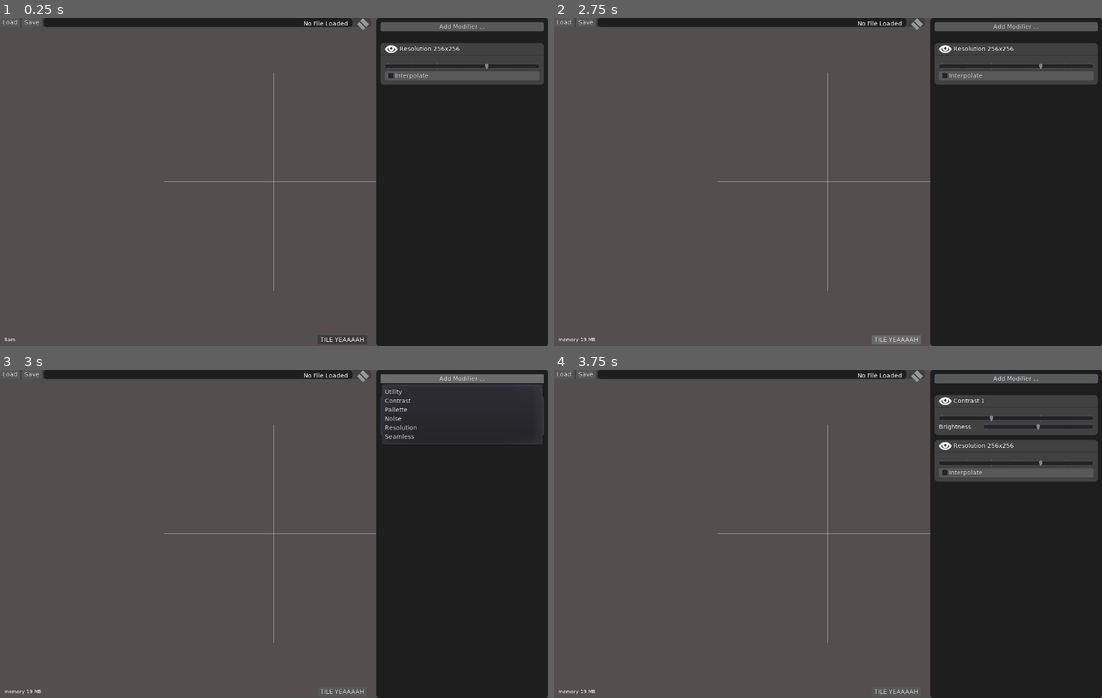
Above: before the commit, frames 1-4 (two rows, left to right).
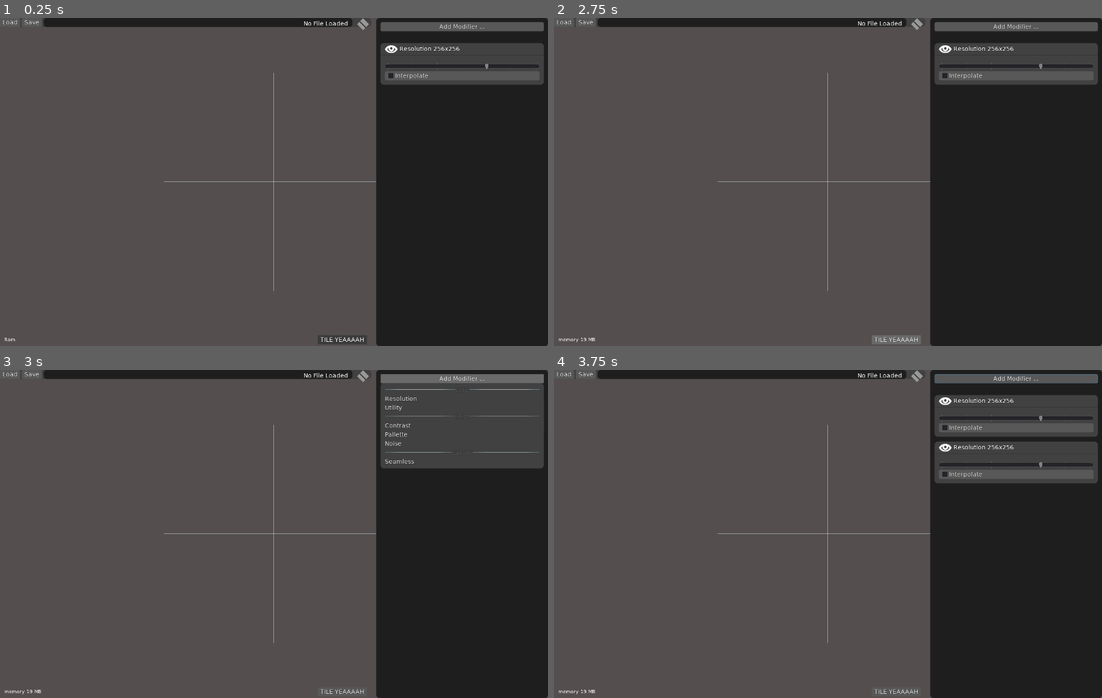
Above: after the commit, the same moments.

Repository: jackaperkins/texrex
Game: Godot game, scene res://main.tscn
The game is run twice, just before and just after one commit, with the same random seed, the same clock (stepped at 60 frames per second) and the same inputs.
Inputs (mouse positions are in pixels of both pictures, inside the frame that each line leads up to):
- Up to frame 1 (0.25 s): no input
- Up to frame 2 (2.75 s): click (943, 50) at 0.5 s; click (943, 50) at 1.25 s; click "TILE YEAAAAH" at 2 s
- Up to frame 3 (3 s): click "Add Modifier ..." at 2.75 s
- Up to frame 4 (3.75 s): click (1014, 402) at 3.5 s

Frames 1-2 are identical in both runs. In frame 3, 4.6% of the frame differs, in the area x 69-100%, y 3-30%; in frame 4, 1.3%.

Commit message:
improve deletion dragndrop modifiers visibile, add sections to add modifier menu

Diff:
--- a/texrex/main.gd
+++ b/texrex/main.gd
@@ -157,7 +157,10 @@
 			snapped_y = child.get_global_rect().position.y + child.rect_size.y
 
 	if delete_modifiers.get_global_rect().has_point(position):
+		delete_modifiers.self_modulate = Color(1,0,0)
 		drag_delete_node = true
+	else:
+		delete_modifiers.self_modulate = Color(1,1,1)
 
 	drop_visualizer.rect_position = Vector2(0, snapped_y)
 	drop_visualizer.visible = !drag_delete_node
--- a/texrex/main.tscn
+++ b/texrex/main.tscn
@@ -13,7 +13,8 @@
 bg_color = Color( 0.152941, 0.152941, 0.152941, 1 )
 
 [sub_resource type="StyleBoxFlat" id=3]
-bg_color = Color( 1, 0.309804, 0.309804, 1 )
+bg_color = Color( 0.396078, 0.286275, 0.286275, 1 )
+border_color = Color( 0.823529, 0.439216, 0.439216, 1 )
 corner_radius_top_left = 15
 corner_radius_top_right = 15
 corner_radius_bottom_right = 15
@@ -203,7 +204,7 @@
 [node name="Label" type="Label" parent="main_split/Panel/VBoxContainer/MarginContainer/DeleteModifiers"]
 anchor_right = 1.0
 anchor_bottom = 1.0
-text = "Delete Modifier [Drag Here]"
+text = "Delete Modifier (Drag Here)"
 align = 1
 valign = 1
 __meta__ = {
--- a/texrex/theme/main_theme.tres
+++ b/texrex/theme/main_theme.tres
@@ -26,6 +26,19 @@
 grow_begin = 0.0
 grow_end = 0.0
 thickness = 2
+
+[sub_resource type="StyleBoxFlat" id=6]
+
+[sub_resource type="StyleBoxFlat" id=7]
+content_margin_left = 10.0
+content_margin_right = 10.0
+content_margin_top = 5.0
+content_margin_bottom = 5.0
+bg_color = Color( 0.258824, 0.258824, 0.258824, 1 )
+corner_radius_top_left = 8
+corner_radius_top_right = 8
+corner_radius_bottom_right = 8
+corner_radius_bottom_left = 8
 
 [sub_resource type="StyleBoxFlat" id=4]
 content_margin_left = 6.0
@@ -62,6 +75,25 @@
 Panel/styles/dark_panel = ExtResource( 3 )
 Panel/styles/panel = ExtResource( 2 )
 PanelContainer/styles/panel = ExtResource( 2 )
+PopupMenu/colors/font_color = Color( 0.88, 0.88, 0.88, 1 )
+PopupMenu/colors/font_color_accel = Color( 0.7, 0.7, 0.7, 0.8 )
+PopupMenu/colors/font_color_disabled = Color( 0.4, 0.4, 0.4, 0.8 )
+PopupMenu/colors/font_color_hover = Color( 0.88, 0.88, 0.88, 1 )
+PopupMenu/colors/font_color_separator = Color( 0.88, 0.88, 0.88, 1 )
+PopupMenu/constants/hseparation = 4
+PopupMenu/constants/vseparation = 4
+PopupMenu/fonts/font = null
+PopupMenu/icons/checked = null
+PopupMenu/icons/radio_checked = null
+PopupMenu/icons/radio_unchecked = null
+PopupMenu/icons/submenu = null
+PopupMenu/icons/unchecked = null
+PopupMenu/styles/hover = SubResource( 6 )
+PopupMenu/styles/labeled_separator_left = null
+PopupMenu/styles/labeled_separator_right = null
+PopupMenu/styles/panel = SubResource( 7 )
+PopupMenu/styles/panel_disabled = null
+PopupMenu/styles/separator = null
 Tabs/colors/font_color_bg = Color( 0.69, 0.69, 0.69, 1 )
 Tabs/colors/font_color_disabled = Color( 0.9, 0.9, 0.9, 0.2 )
 Tabs/colors/font_color_fg = Color( 0.941176, 0.941176, 0.941176, 1 )
--- a/texrex/ui/AddModifiers.tscn
+++ b/texrex/ui/AddModifiers.tscn
@@ -7,6 +7,9 @@
 margin_bottom = 21.0
 text = "Add Modifier ..."
 script = ExtResource( 1 )
+__meta__ = {
+"_edit_use_anchors_": false
+}
 
 [node name="PopupMenu" type="PopupMenu" parent="."]
 margin_top = 25.0
--- a/texrex/ui/AddModifiersPopup.gd
+++ b/texrex/ui/AddModifiersPopup.gd
@@ -2,26 +2,32 @@
 
 signal add_modifier(modifier)
 
+var separators = 0
+
 onready var modifiers = [
-	{'Utility': load('res://modifiers/utility/modifier_utility.tscn')},
-	{'Contrast': load('res://modifiers/contrast/modifier_contrast.tscn')},
-	{'Pallette': load('res://modifiers/pallette/modifier_pallette.tscn')},
-	{'Noise': load('res://modifiers/noise/modifier_noise.tscn')},
-	{'Resolution': load('res://modifiers/resolution/modifier_resolution.tscn')},
-	{'Seamless': load('res://modifiers/seamless/modifier_seamless.tscn')}
-]
+		{'-': 'Core'},
+		{'Resolution': load('res://modifiers/resolution/modifier_resolution.tscn')},
+		{'Utility': load('res://modifiers/utility/modifier_utility.tscn')},
+		{'-': 'Color'},
+		{'Contrast': load('res://modifiers/contrast/modifier_contrast.tscn')},
+		{'Pallette': load('res://modifiers/pallette/modifier_pallette.tscn')},
+		{'Noise': load('res://modifiers/noise/modifier_noise.tscn')},
+		{'-': 'Layout'},
+		{'Seamless': load('res://modifiers/seamless/modifier_seamless.tscn')}
+	]
+
 
 
 # Called when the node enters the scene tree for the first time.
 func _ready():
-	for pair in modifiers:
-		$PopupMenu.add_item(pair.keys()[0])
+
+	for m in modifiers:
+		if m.keys()[0] == '-':
+			$PopupMenu.add_separator(m.values()[0])
+		else:
+			$PopupMenu.add_item(m.keys()[0])
 
 
-
-# Called every frame. 'delta' is the elapsed time since the previous frame.
-#func _process(delta):
-#	pass
 
 
 func _on_AddModifiers_button_down():
Binary file added: texrex/textures/pallettes/black_and_white.png
Not shown, added: texrex/textures/pallettes/black_and_white.png.import
Not shown: 1 places in texrex/theme/main_theme.tres that only renumber resources
